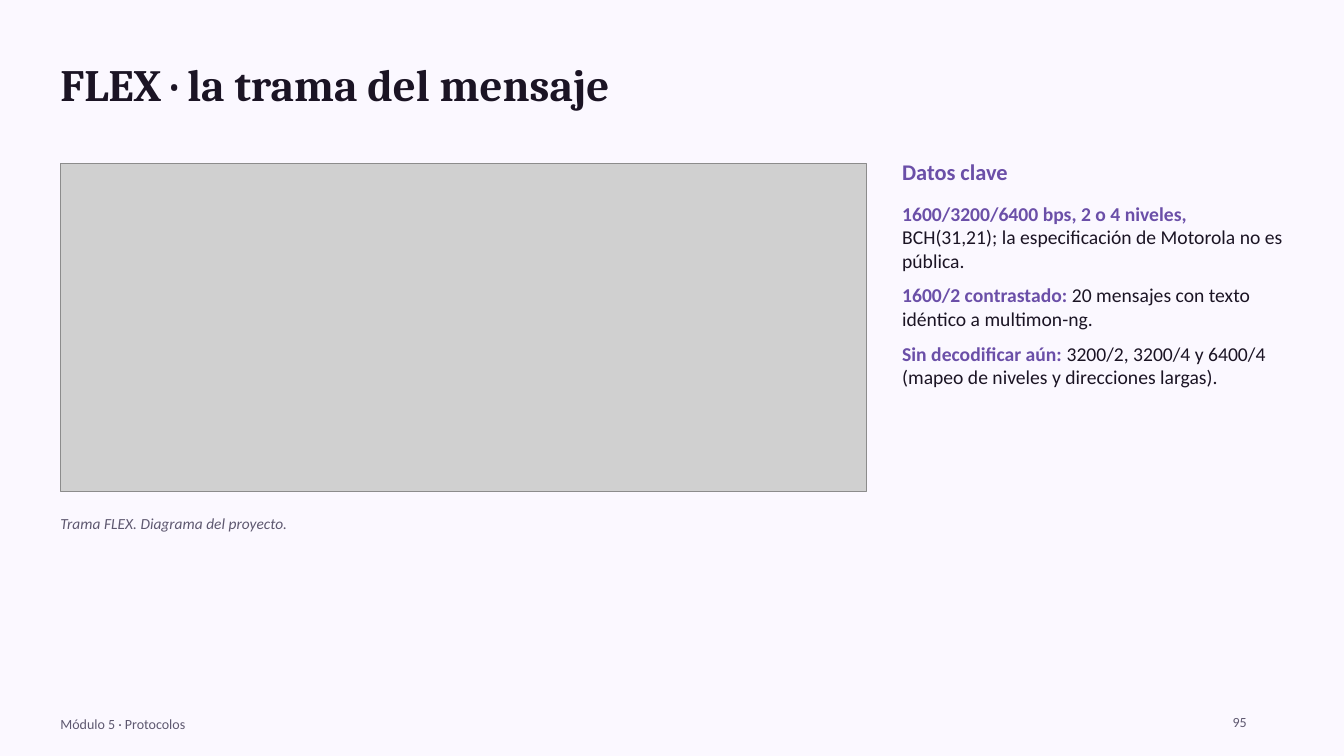
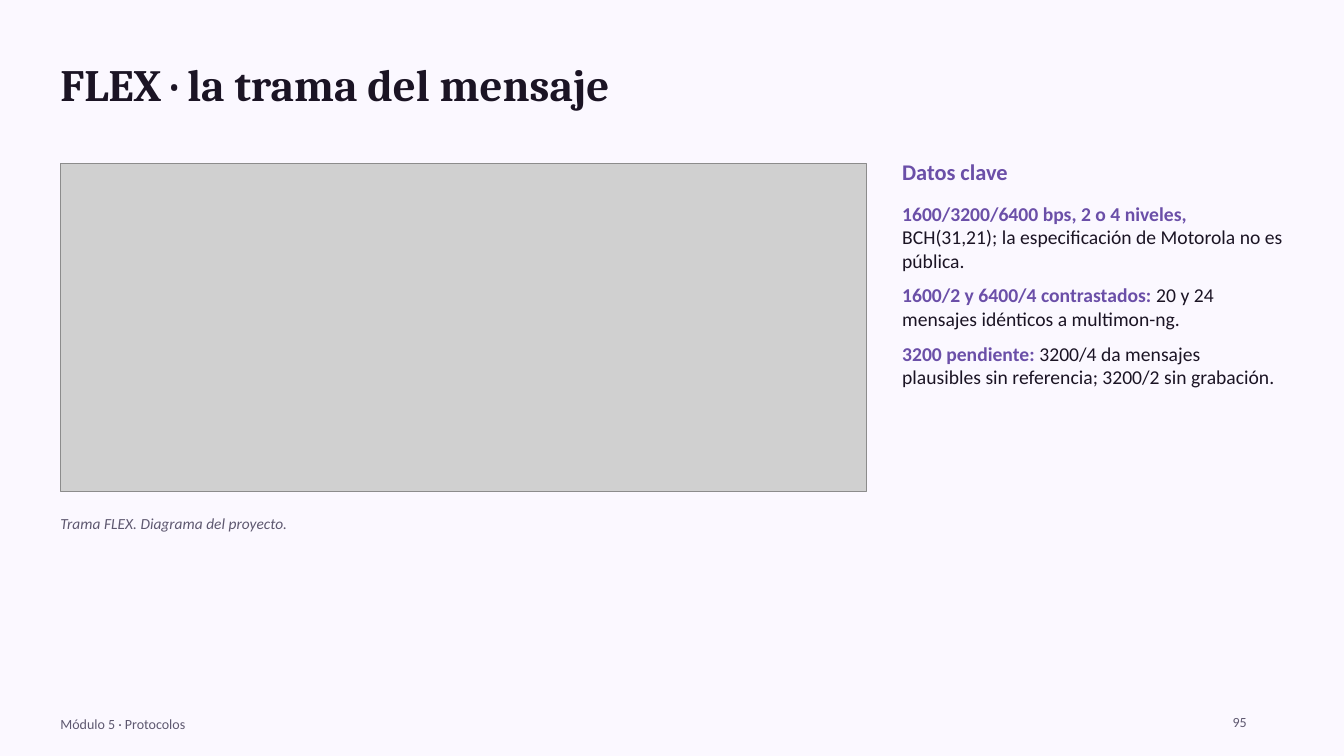
Before and after one commit to jlasherasTracasa/bladerf-suite, a slide deck: slide 95 of docs/presentacion/BladeRF_Lab.pptx. Drawn at 1344x756 pixels with LibreOffice and Linux fonts; fonts in the diff are those of the drawing; grey boxes stand for pictures. Boxes give left, top, right and bottom in pixels: in the first picture for what was removed or moved away, otherwise in the second. Text is boxed around its words. In the diff, an @@ line names an element or a change of style, - is before the commit and + after.

```diff
--- a/docs/presentacion/BladeRF_Lab.pptx
+++ b/docs/presentacion/BladeRF_Lab.pptx
@@ text at box(902, 288, 1274, 388): text changed @@
-• 1600/2 contrastado: 20 mensajes con texto idéntico a multimon-ng.
-• Sin decodificar aún: 3200/2, 3200/4 y 6400/4 (mapeo de niveles y direcciones largas).
+• 1600/2 y 6400/4 contrastados: 20 y 24 mensajes idénticos a multimon-ng.
+• 3200 pendiente: 3200/4 da mensajes plausibles sin referencia; 3200/2 sin grabación.
```
Also in this commit, not shown: 24 other slides changed, 6 other files.
